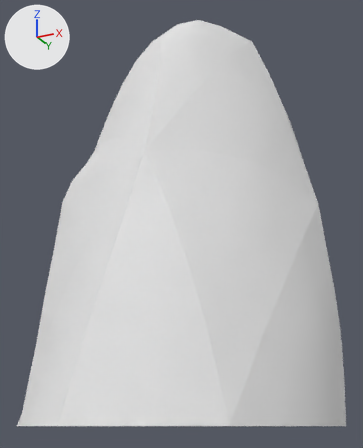
The FBX model Assets/Models/World/Environment/UnityRocks/rock_o.fbx, before and after one commit.
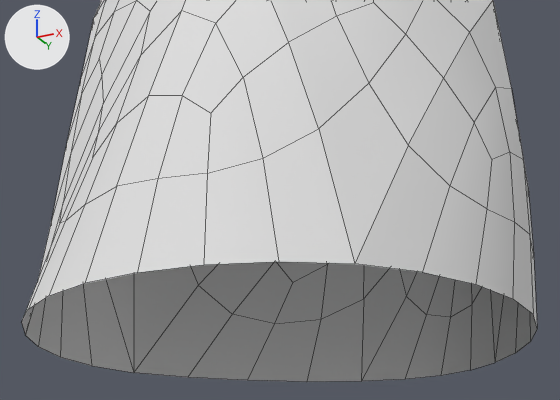
Each version appears first whole from a 50 mm lens placed at (1.04, -2.3, -0.2), pointed at (-0.12, 0.02, 0.84), and next in a close-up from a 50 mm lens placed at (0.95, -2.1, -0.67), pointed at (-0.2, 0.2, 0.36). Every picture has the same lights, and +X, +Y and +Z are marked at upper left. The close-ups show mesh edges as thin lines. Where no turn or scale is listed for an object, it has been applied to the vertices.

In view in the first close-up: 'rock_o'.
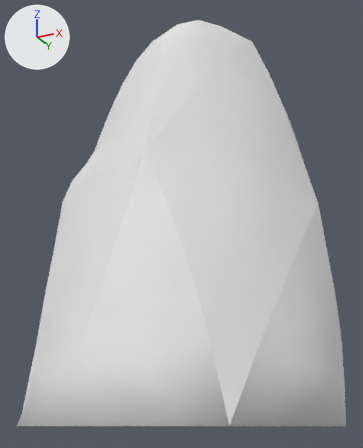
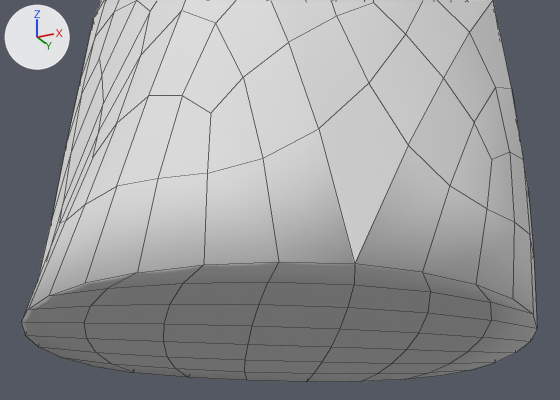
Pixel boxes (x1, y1, x2, y2) of what changed, in the close-ups (560 x 400 px):
```json
{"part": 1, "of": "me_untitled_001", "change": "added", "after": [22, 262, 537, 382]}
```

Scene script edits in JSON lines:
```json
{"block": "me_untitled_001", "where": "# used by ob_rock_o; location = (0.0, 0.0, 0.0)"}
{"op": "remove", "block": "me_untitled_001", "code": "me_untitled_001.from_pydata(...)  # 435 vertices, 420 faces; spans x -0.86..0.68, y -0.81..0.83, z -0.2..2.0"}
{"op": "add", "block": "me_untitled_001", "code": "me_untitled_001.from_pydata(...)  # 471 vertices, 469 faces; spans x -0.86..0.68, y -0.81..0.83, z -0.2..2.0"}
{"block": "me_untitled_001", "change": "me_untitled_001 part 1"}
{"block": "me_untitled_001", "change": "36 vertices are added at x -0.77..0.58, y -0.74..0.7, z -0.2"}
{"block": "me_untitled_001", "change": "49 new faces join them"}
```
